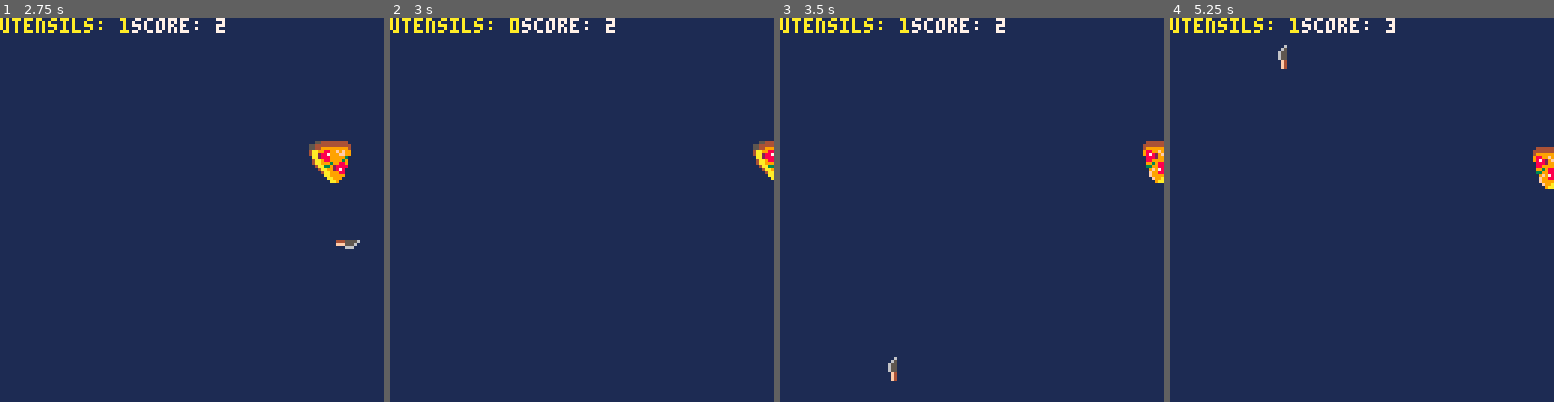
Above: before the commit, frames 1-4 (left to right).
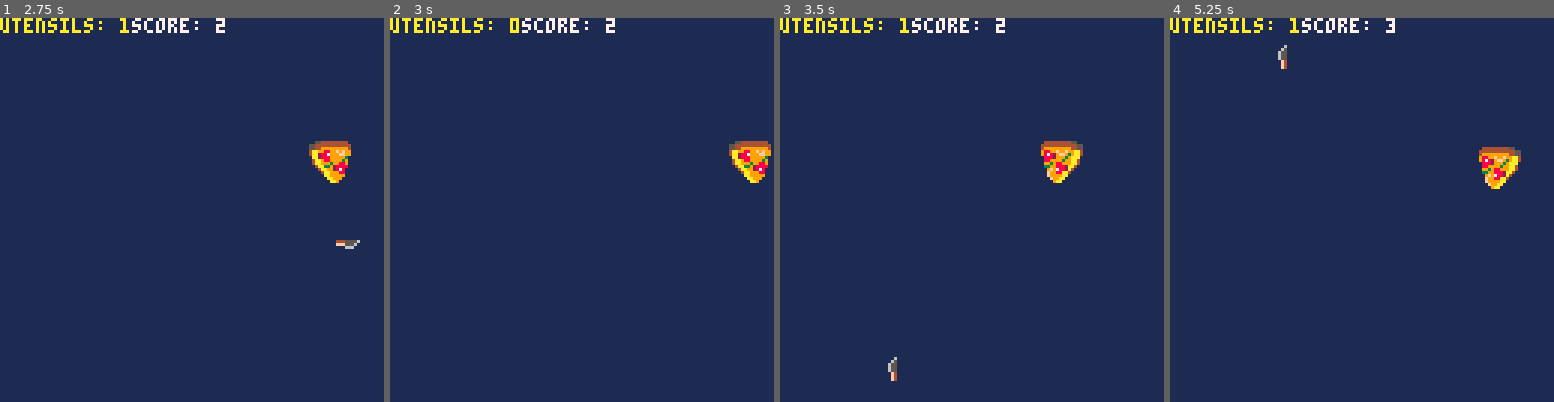
Above: after the commit, the same moments.

Repository: nickcova/Pico8Carts
Game: PICO-8 cartridge sliced/sliced.p8
Same seed, same stepped clock (60 frames per second), same inputs: the game is played once before the commit and once after it.
Inputs:
- Up to frame 1 (2.75 s): tap O (Z key) at 0.7, 1.7, 2.1, 2.5 s; hold Right 1.6-2.1 s; hold Up 2.15-2.42 s; hold Right from 2.47 s (still down)
- Up to frame 2 (3 s): keep holding Right; tap O (Z key) at 2.9 s
- Up to frame 3 (3.5 s): release Right at 3.03 s; hold Left from 3.08 s (still down); tap O (Z key) at 3.3 s
- Up to frame 4 (5.25 s): release Left at 3.58 s; hold Down 3.63-3.97 s; tap O (Z key) every 0.4 s from 3.7 to 4.9 s; hold Right 4.02-4.68 s; hold Up 4.73-5.03 s; hold Left from 5.08 s (still down)

Frame 1 is identical in both runs. In frame 2, 1.0% of the frame differs, in the area x 88-100%, y 32-43%; in frame 3, 1.4%, in the area x 67-100%, y 32-43%; in frame 4, 1.4%.

Commit message:
Added a Game Over state

Diff:
--- a/sliced/sliced.p8
+++ b/sliced/sliced.p8
@@ -64,6 +64,13 @@
 
 -->8
 -- tab 2
+-- game over state
+function gameover_update()
+end
+
+function gameover_draw()
+    print("game over",44,64)
+end
 -->8
 -- tab 3
 -->8
@@ -79,16 +86,11 @@
 end
 
 function draw_pizza()
-	if(btn(0)) then
-		pizza.sprite=18
-	elseif(btn(1)) then
-		pizza.sprite=20
-	elseif(btn(2)) then
-		pizza.sprite=22
-	elseif(btn(3)) then
-		pizza.sprite=24
-	else
-		pizza.sprite=16
+	if(btn(0)) then pizza.sprite=18
+	elseif(btn(1)) then pizza.sprite=20
+	elseif(btn(2)) then pizza.sprite=22
+	elseif(btn(3)) then pizza.sprite=24
+	else pizza.sprite=16
 	end
 
 	spr(pizza.sprite,pizza.x,pizza.y,2,2)
@@ -103,9 +105,9 @@
 
 function pizza_boundary_check()
 	if (pizza.x<=0) pizza.x=0
-	if (pizza.x+16>=128) pizza.x=120
+	if (pizza.x>=112) pizza.x=112
 	if (pizza.y<=0) pizza.y=0
-	if (pizza.y+16>=128) pizza.y=120
+	if (pizza.y>=112) pizza.y=112
 end
 
 function pizza_collision_chk()
@@ -117,7 +119,11 @@
 			end
 		end
 
-		if (game_over) break
+		if (game_over) then
+            _update=gameover_update
+	        _draw=gameover_draw
+            break
+        end
 	end
 end
 -->8
@@ -160,7 +166,8 @@
 		knife.y=starting_position.y
 		knife.speed=2
 		knife.direction=starting_position.direction
-		knife.hitbox={x=0,y=2,w=8,h=3}
+        if (knife.direction==up or knife.direction==down) knife.hitbox={x=0,y=2,w=3,h=8}
+		if (knife.direction==left or knife.direction==right) knife.hitbox={x=2,y=0,w=8,h=3}
 		add(utensils,knife)
 
 		spawn_utensil = false
@@ -230,8 +237,8 @@
 -- tab 7 (other functions)
 function overlap_exists(player_x,player_y,player_hb,enemy_x,enemy_y,enemy_hb)
 	if (
-		player_x+player_hb.x<=enemy_x+enemy_hb.x+enemy_hb.w
-		and player_x+player_hb.x+player_hb.w>=enemy_x+enemy_hb.x
+		player_x+player_hb.x+1<=enemy_x+enemy_hb.x+enemy_hb.w
+		and player_x+player_hb.x+player_hb.w-2>=enemy_x+enemy_hb.x
 		and player_y+player_hb.y<=enemy_y+enemy_hb.y+enemy_hb.h
 		and player_y+player_hb.y+player_hb.h>=enemy_y+enemy_hb.y+enemy_hb.h
 	) then
@@ -242,10 +249,8 @@
 end
 
 function update_frame_count()
-	if (frame_count<32767) then
-		frame_count+=1
-	else
-		frame_count=0
+	if (frame_count<32767) then frame_count+=1
+	else frame_count=0
 	end
 end
 __gfx__
